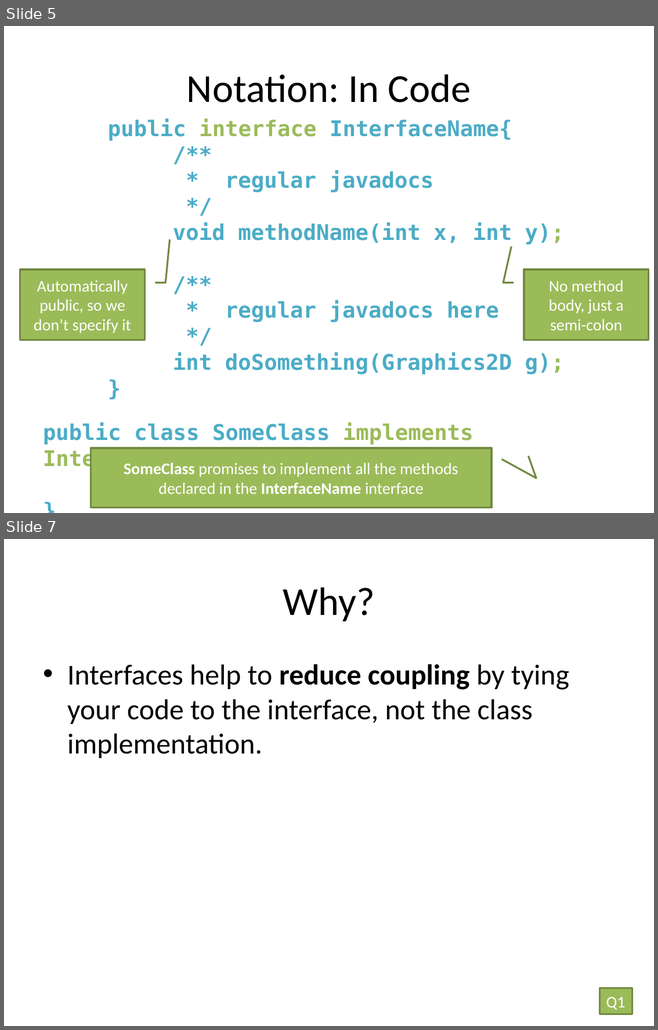
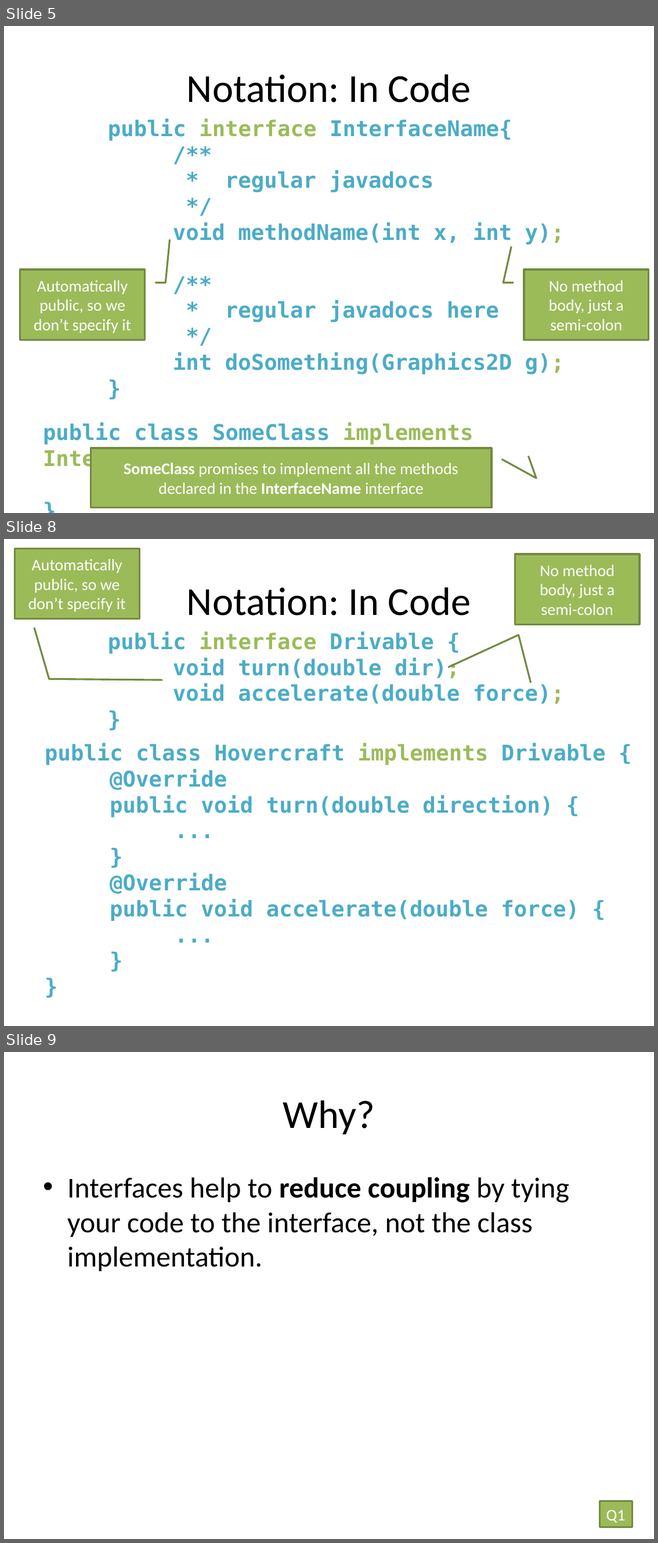
Before and after one commit to RHIT-CSSE/csse220, a slide deck: ClassMaterials/Interfaces/Slides/Interfaces.pptx. Shown one above the other, each under a label of ours: slides 5 and 7 before the commit, slides 5, 8 and 9 after it; the slides between them are not shown. The pictures are 658x1030 and 658x1543 pixels, drawn with LibreOffice and Linux fonts; fonts in the diff are those of the drawing. Boxes give left, top, right and bottom in pixels: in the first picture for what was removed or moved away, otherwise in the second. Text is boxed around its words. In the diff, an @@ line names an element or a change of style, - is before the commit and + after.

```diff
--- a/ClassMaterials/Interfaces/Slides/Interfaces.pptx
+++ b/ClassMaterials/Interfaces/Slides/Interfaces.pptx
@@ slide 8 added at <box>4,539,654,1026</box>, background #FFFFFF @@
@@ border callout added at <box>15,549,140,619</box>, fill #9BBB59, outline #738A42 2 pt, 18 pt, text #FFFFFF @@
+Automatically public, so we don’t specify it
@@ border callout added at <box>514,554,639,624</box>, fill #9BBB59, outline #738A42 2 pt, 18 pt, text #FFFFFF @@
+No method body, just a semi-colon
@@ title added at <box>187,587,470,616</box>, 44 pt, text #000000 @@
+Notation: In Code
@@ text added at <box>108,632,564,704</box>, 24 pt, text #4BACC6, bold @@
+public interface Drivable {
+void turn(double dir);
+void accelerate(double force);
+}
@@ text added at <box>45,743,605,921</box>, 24 pt, text #4BACC6, bold @@
+public class Hovercraft implements Drivable {
+@Override
+public void turn(double direction) {
+...
+}
+@Override
+public void accelerate(double force) {
+...
+}
+}
@@ what was slide 7 is now slide 9 @@
```
Also in this commit, not shown: 1 slide changed, 4 other slides added, 3 slides removed, 3 other files.
